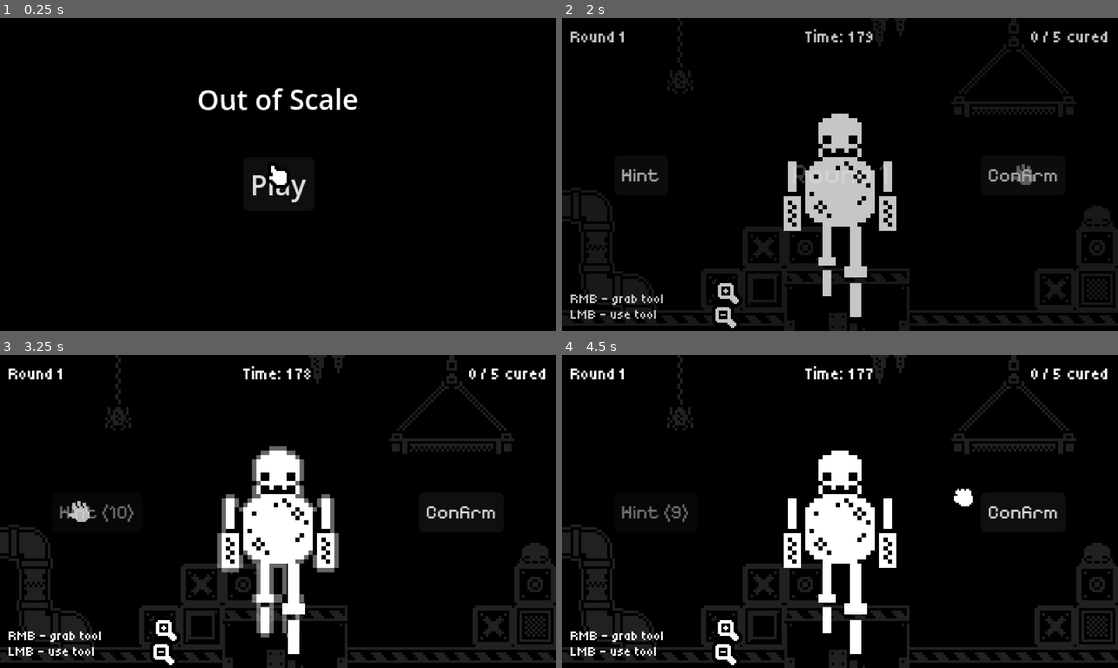
Above: before the commit, frames 1-4 (two rows, left to right).
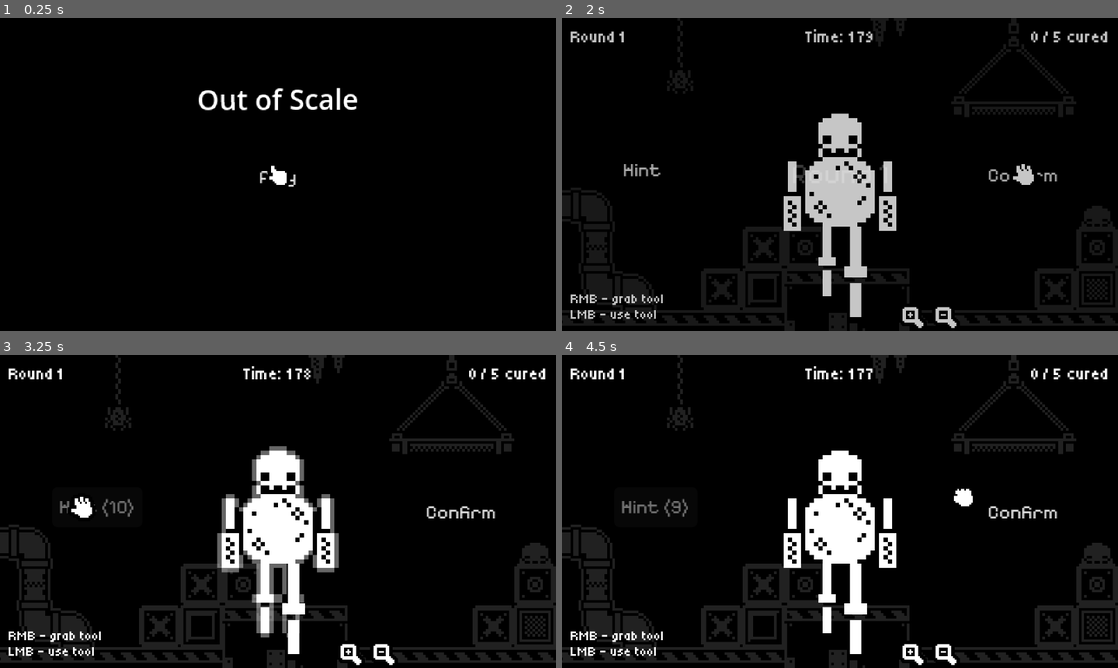
Above: after the commit, the same moments.

Repository: SushiOnToast/out-of-scale
Game: Godot game, scene res://scenes/UI/menu.tscn
Two runs of this game, one before a commit and one after it. Both use one fixed random seed, a clock stepped at 60 frames per second and the inputs below.
Inputs (mouse positions are in pixels of both pictures, inside the frame that each line leads up to):
- Up to frame 1 (0.25 s): no input
- Up to frame 2 (2 s): click "Play" at 0.5 s; click "Confirm" at 1.25 s
- Up to frame 3 (3.25 s): click "Confirm" at 2 s; click "Hint" at 2.75 s
- Up to frame 4 (4.5 s): click "Confirm" at 3.5 s; tap Enter at 4.25 s; move the mouse to (962, 495) at 4.27 s; hold Right mouse button (grab) from 4.28 s (still down)

The runs differ from the first frame. In frame 1, 0.3% of the frame differs, in the area x 45-55%, y 48-59%; in frame 2, 1.2%; in frame 3, 1.3%, in the area x 10-72%, y 45-100%; in frame 4, 1.2%.

Commit message:
simple button theme

Diff:
--- a/scenes/UI/game_over.tscn
+++ b/scenes/UI/game_over.tscn
@@ -2,6 +2,7 @@
 
 [ext_resource type="Script" uid="uid://36eqjnneeryj" path="res://scenes/UI/game_over.gd" id="1_njkqv"]
 [ext_resource type="PackedScene" uid="uid://xftl8kd7g1af" path="res://scenes/player.tscn" id="2_a2ham"]
+[ext_resource type="Theme" uid="uid://dhby3s6wpwx4t" path="res://themes/button.tres" id="2_yv7mv"]
 [ext_resource type="Texture2D" uid="uid://c440l78d43j3i" path="res://graphics/UI/menu_click.png" id="3_yv7mv"]
 [ext_resource type="Texture2D" uid="uid://d2byevc4x7urn" path="res://graphics/UI/menu.png" id="4_r5ffl"]
 
@@ -57,11 +58,12 @@
 anchors_preset = -1
 anchor_left = 0.5
 anchor_right = 0.5
-offset_left = -20.5
-offset_top = 80.0
-offset_right = 20.5
-offset_bottom = 31.0
+offset_left = -30.5
+offset_top = 93.0
+offset_right = 30.5
+offset_bottom = 116.0
 grow_horizontal = 2
+theme = ExtResource("2_yv7mv")
 text = "Play Again"
 
 [node name="MenuButton" type="Button" parent="." unique_id=989959703]
@@ -74,6 +76,7 @@
 offset_right = 20.5
 offset_bottom = 31.0
 grow_horizontal = 2
+theme = ExtResource("2_yv7mv")
 text = "Back to Menu
 "
 
--- a/scenes/UI/menu.gd
+++ b/scenes/UI/menu.gd
@@ -1,4 +1,5 @@
 extends Control
 
 func _on_start_button_pressed() -> void:
+	$Player.queue_free()
 	get_tree().change_scene_to_file("res://scenes/level.tscn")
--- a/scenes/UI/menu.tscn
+++ b/scenes/UI/menu.tscn
@@ -2,10 +2,9 @@
 
 [ext_resource type="Script" uid="uid://b6sda0xw2w70g" path="res://scenes/UI/menu.gd" id="1_u81ku"]
 [ext_resource type="PackedScene" uid="uid://xftl8kd7g1af" path="res://scenes/player.tscn" id="2_2tfbb"]
+[ext_resource type="Theme" uid="uid://dhby3s6wpwx4t" path="res://themes/button.tres" id="2_ny0ke"]
 [ext_resource type="Texture2D" uid="uid://c440l78d43j3i" path="res://graphics/UI/menu_click.png" id="3_iysyy"]
 [ext_resource type="Texture2D" uid="uid://d2byevc4x7urn" path="res://graphics/UI/menu.png" id="4_ny0ke"]
-
-[sub_resource type="Theme" id="Theme_iysyy"]
 
 [node name="Menu" type="Control" unique_id=1001180836]
 layout_mode = 3
@@ -49,7 +48,7 @@
 offset_right = 20.5
 offset_bottom = 31.0
 grow_horizontal = 2
-theme = SubResource("Theme_iysyy")
+theme = ExtResource("2_ny0ke")
 text = "Play"
 
 [node name="Player" parent="." unique_id=1200589926 instance=ExtResource("2_2tfbb")]
--- a/scenes/level.gd
+++ b/scenes/level.gd
@@ -13,7 +13,7 @@
 var current_entity: CharacterBody2D
 
 var hint_cooldown_duration: float = 10.0
-var hint_show_duration: float = 0.75
+var hint_show_duration: float = 1.25
 var hint_max_alpha: float = 0.4
 var hint_cooldown_remaining: float = 0.0
 
--- a/scenes/level.tscn
+++ b/scenes/level.tscn
@@ -5,6 +5,7 @@
 [ext_resource type="Texture2D" uid="uid://c82lca1etir4y" path="res://graphics/tilesets/monochrome_tilemap_transparent_packed.png" id="2_2r41h"]
 [ext_resource type="PackedScene" uid="uid://dkh8f2gpce1jj" path="res://scenes/Tools/scale_up.tscn" id="3_mx8sn"]
 [ext_resource type="PackedScene" uid="uid://d22yxna7yye57" path="res://scenes/Tools/scale_down.tscn" id="4_mx8sn"]
+[ext_resource type="Theme" uid="uid://dhby3s6wpwx4t" path="res://themes/button.tres" id="5_b121j"]
 [ext_resource type="FontFile" uid="uid://dbq7pcp2vgx40" path="res://fonts/Tiny5-Regular.ttf" id="7_b121j"]
 [ext_resource type="FontFile" uid="uid://dpjb8fmf248em" path="res://fonts/PixelifySans-VariableFont_wght.ttf" id="7_klq6b"]
 
@@ -884,19 +885,15 @@
 position = Vector2(159.5, 190)
 shape = SubResource("RectangleShape2D_cdi5o")
 
-[node name="Player" parent="." unique_id=274464145 instance=ExtResource("1_2q6dc")]
-z_index = 1
-position = Vector2(131, 66)
-
 [node name="Entities" type="Node2D" parent="." unique_id=1986975571]
 
 [node name="Tools" type="Node2D" parent="." unique_id=2065705968]
 
 [node name="ScaleUp" parent="Tools" unique_id=633256298 instance=ExtResource("3_mx8sn")]
-position = Vector2(95, 65)
+position = Vector2(202, 75)
 
 [node name="ScaleDown" parent="Tools" unique_id=808673172 instance=ExtResource("4_mx8sn")]
-position = Vector2(95, 90)
+position = Vector2(221, 115)
 
 [node name="Camera2D" type="Camera2D" parent="." unique_id=1489006081]
 visible = false
@@ -923,8 +920,7 @@
 offset_bottom = 11.5
 grow_horizontal = 0
 grow_vertical = 2
-theme_override_fonts/font = ExtResource("7_klq6b")
-theme_override_font_sizes/font_size = 11
+theme = ExtResource("5_b121j")
 text = "Confirm"
 
 [node name="Controls" type="RichTextLabel" parent="UI" unique_id=170691823]
@@ -985,13 +981,15 @@
 anchor_top = 0.5
 anchor_bottom = 0.5
 offset_left = 30.0
-offset_top = -11.5
-offset_right = 41.0
-offset_bottom = 11.5
+offset_top = -14.25
+offset_right = 64.0
+offset_bottom = 8.75
 grow_vertical = 2
-theme_override_fonts/font = ExtResource("7_klq6b")
-theme_override_font_sizes/font_size = 11
+theme = ExtResource("5_b121j")
 text = "Hint"
+
+[node name="Player" parent="UI" unique_id=274464145 instance=ExtResource("1_2q6dc")]
+position = Vector2(131, 66)
 
 [node name="Round Screen" type="ColorRect" parent="UI" unique_id=248872637]
 visible = false
--- /dev/null
+++ b/themes/button.tres
@@ -0,0 +1,108 @@
+[gd_resource type="Theme" format=3 uid="uid://dhby3s6wpwx4t"]
+
+[ext_resource type="FontFile" uid="uid://dpjb8fmf248em" path="res://fonts/PixelifySans-VariableFont_wght.ttf" id="1_dpjbf"]
+
+[sub_resource type="StyleBoxFlat" id="StyleBoxFlat_klq6b"]
+content_margin_left = 4.0
+content_margin_top = 4.0
+content_margin_right = 4.0
+content_margin_bottom = 4.0
+bg_color = Color(0.1, 0.1, 0.1, 0.3)
+corner_radius_top_left = 3
+corner_radius_top_right = 3
+corner_radius_bottom_right = 3
+corner_radius_bottom_left = 3
+corner_detail = 5
+
+[sub_resource type="StyleBoxFlat" id="StyleBoxFlat_b121j"]
+content_margin_left = 4.0
+content_margin_top = 4.0
+content_margin_right = 4.0
+content_margin_bottom = 4.0
+bg_color = Color(1, 1, 1, 0.75)
+draw_center = false
+border_width_left = 2
+border_width_top = 2
+border_width_right = 2
+border_width_bottom = 2
+corner_radius_top_left = 3
+corner_radius_top_right = 3
+corner_radius_bottom_right = 3
+corner_radius_bottom_left = 3
+corner_detail = 5
+expand_margin_left = 2.0
+expand_margin_top = 2.0
+expand_margin_right = 2.0
+expand_margin_bottom = 2.0
+
+[sub_resource type="StyleBoxFlat" id="StyleBoxFlat_8c41q"]
+content_margin_left = 4.0
+content_margin_top = 4.0
+content_margin_right = 4.0
+content_margin_bottom = 4.0
+bg_color = Color(0, 0, 0, 1)
+border_width_left = 1
+border_width_top = 1
+border_width_right = 1
+border_width_bottom = 2
+corner_radius_top_left = 1
+corner_radius_top_right = 1
+corner_radius_bottom_right = 1
+corner_radius_bottom_left = 1
+corner_detail = 1
+
+[sub_resource type="StyleBoxFlat" id="StyleBoxFlat_olg7q"]
+content_margin_left = 4.0
+content_margin_top = 4.0
+content_margin_right = 4.0
+content_margin_bottom = 4.0
+bg_color = Color(0, 0, 0, 1)
+corner_radius_top_left = 1
+corner_radius_top_right = 1
+corner_radius_bottom_right = 1
+corner_radius_bottom_left = 1
+corner_detail = 1
+
+[sub_resource type="StyleBoxFlat" id="StyleBoxFlat_t1rx8"]
+content_margin_left = 4.0
+content_margin_top = 4.0
+content_margin_right = 4.0
+content_margin_bottom = 4.0
+bg_color = Color(0, 0, 0, 1)
+border_width_left = 1
+border_width_top = 1
+border_width_right = 1
+border_width_bottom = 1
+corner_radius_top_left = 1
+corner_radius_top_right = 1
+corner_radius_bottom_right = 1
+corner_radius_bottom_left = 1
+corner_detail = 1
+
+[resource]
+default_font = ExtResource("1_dpjbf")
+default_font_size = 11
+Button/colors/font_color = Color(0.875, 0.875, 0.875, 1)
+Button/colors/font_disabled_color = Color(0.875, 0.875, 0.875, 0.5)
+Button/colors/font_focus_color = Color(0.95, 0.95, 0.95, 1)
+Button/colors/font_hover_color = Color(0.95, 0.95, 0.95, 1)
+Button/colors/font_hover_pressed_color = Color(1, 1, 1, 1)
+Button/colors/font_outline_color = Color(0, 0, 0, 1)
+Button/colors/font_pressed_color = Color(1, 1, 1, 1)
+Button/colors/icon_disabled_color = Color(1, 1, 1, 0.4)
+Button/colors/icon_focus_color = Color(1, 1, 1, 1)
+Button/colors/icon_hover_color = Color(1, 1, 1, 1)
+Button/colors/icon_hover_pressed_color = Color(1, 1, 1, 1)
+Button/colors/icon_normal_color = Color(1, 1, 1, 1)
+Button/colors/icon_pressed_color = Color(1, 1, 1, 1)
+Button/constants/align_to_largest_stylebox = 0
+Button/constants/h_separation = 4
+Button/constants/icon_max_width = 0
+Button/constants/outline_size = 0
+Button/font_sizes/font_size = 11
+Button/fonts/font = ExtResource("1_dpjbf")
+Button/styles/disabled = SubResource("StyleBoxFlat_klq6b")
+Button/styles/focus = SubResource("StyleBoxFlat_b121j")
+Button/styles/hover = SubResource("StyleBoxFlat_8c41q")
+Button/styles/normal = SubResource("StyleBoxFlat_olg7q")
+Button/styles/pressed = SubResource("StyleBoxFlat_t1rx8")
Binary file changed: graphics/UI/buttons.png
Binary file added: graphics/UI/hint.png
Not shown, added: graphics/UI/hint.png.import
Binary file added: graphics/UI/hint_hover.png
Not shown, added: graphics/UI/hint_hover.png.import
Binary file added: graphics/UI/tile_0032.png
Not shown, added: graphics/UI/tile_0032.png.import
Binary file added: graphics/UI/tile_0052.png
Not shown, added: graphics/UI/tile_0052.png.import
